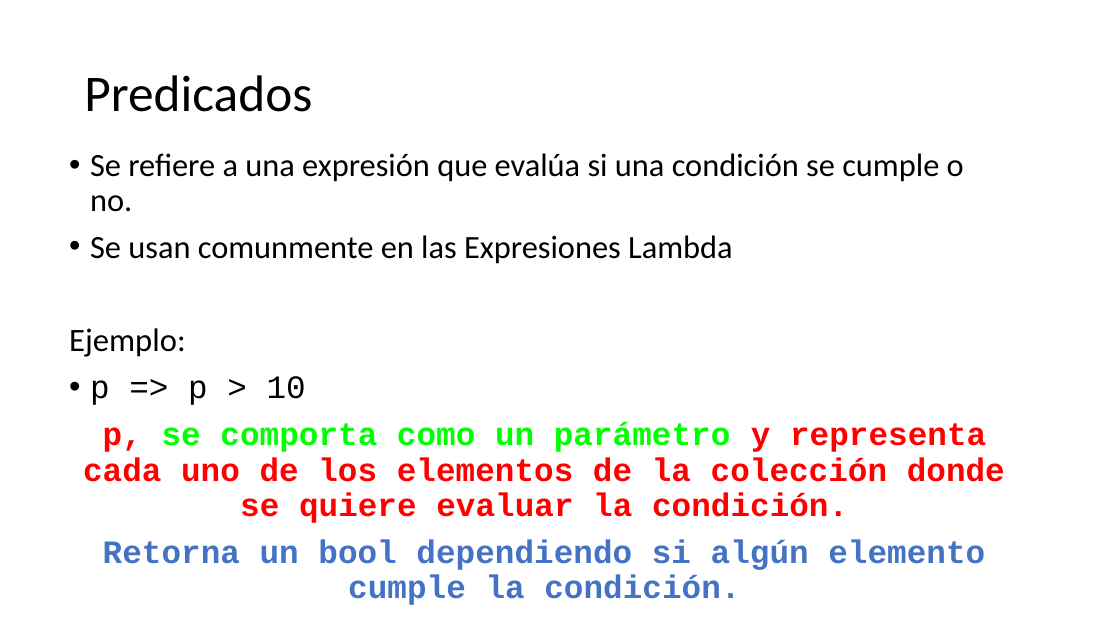
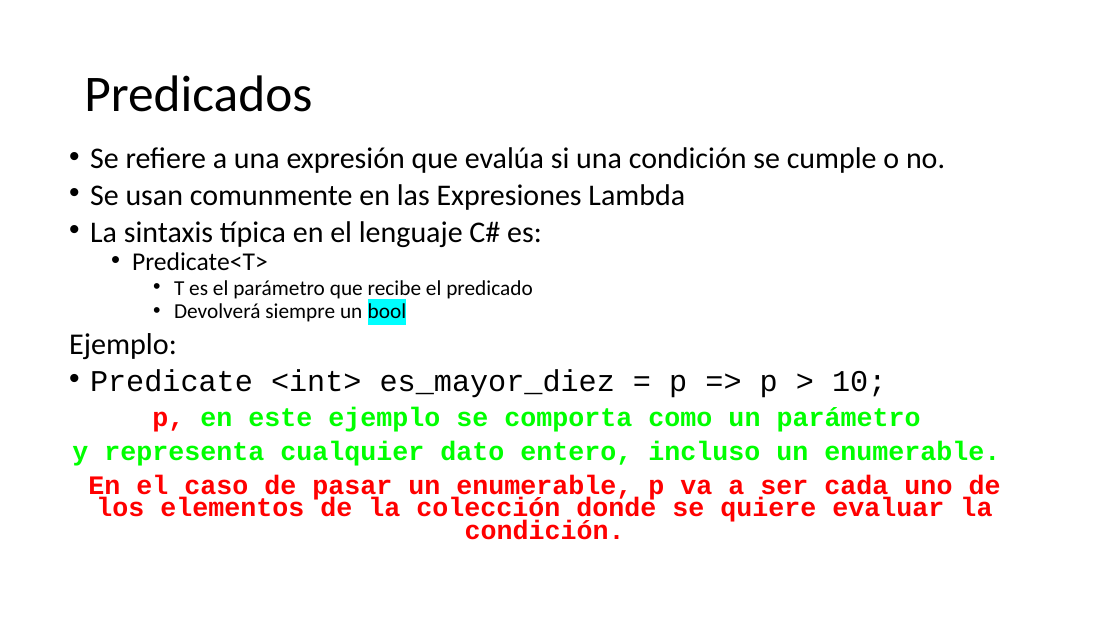
Before and after one commit to CesarLopez-Profe/Paradigmas_de_Programacion, a slide deck: slide 8 of Slides/Tern_Lambda_Linq/1.1 Codificación_Funcional.pptx. Drawn at 1120x630 pixels with LibreOffice and Linux fonts; fonts in the diff are those of the drawing; background and template pictures are left out. Boxes give left, top, right and bottom in pixels: in the first picture for what was removed or moved away, otherwise in the second. Text is boxed around its words. In the diff, an @@ line names an element or a change of style, - is before the commit and + after.

```diff
--- a/Slides/Tern_Lambda_Linq/1.1 Codificación_Funcional.pptx
+++ b/Slides/Tern_Lambda_Linq/1.1 Codificación_Funcional.pptx
@@ text at (69,147,945,359): size 31.5 to 29.1 pt in "Se refiere a una expresión que evalúa ...", "Se usan comunmente en las Expresiones Lambda"; size 31.7 to 29.4 pt in "Ejemplo:"; line spacing 0.9 to 0.7 @@
@@ text at (90,221,542,325): paragraphs added @@
+• La sintaxis típica en el lenguaje C# es:
+  • Predicate<T>
+    • T es el parámetro que recibe el predicado
+    • Devolverá siempre un bool
@@ text at (72,369,1001,540): text changed; size 31.7 to 25.9 pt @@
-• p => p > 10
-p, se comporta como un parámetro y representa cada uno de los elementos de la colección donde se quiere evaluar la condición.
-Retorna un bool dependiendo si algún elemento cumple la condición.
+• Predicate <int> es_mayor_diez = p => p > 10;
+p, en este ejemplo se comporta como un parámetro
+y representa cualquier dato entero, incluso un enumerable.
+En el caso de pasar un enumerable, p va a ser cada uno de los elementos de la colección donde se quiere evaluar la condición.
```
Also in this commit, not shown: 1 slide added, 2 other files.
